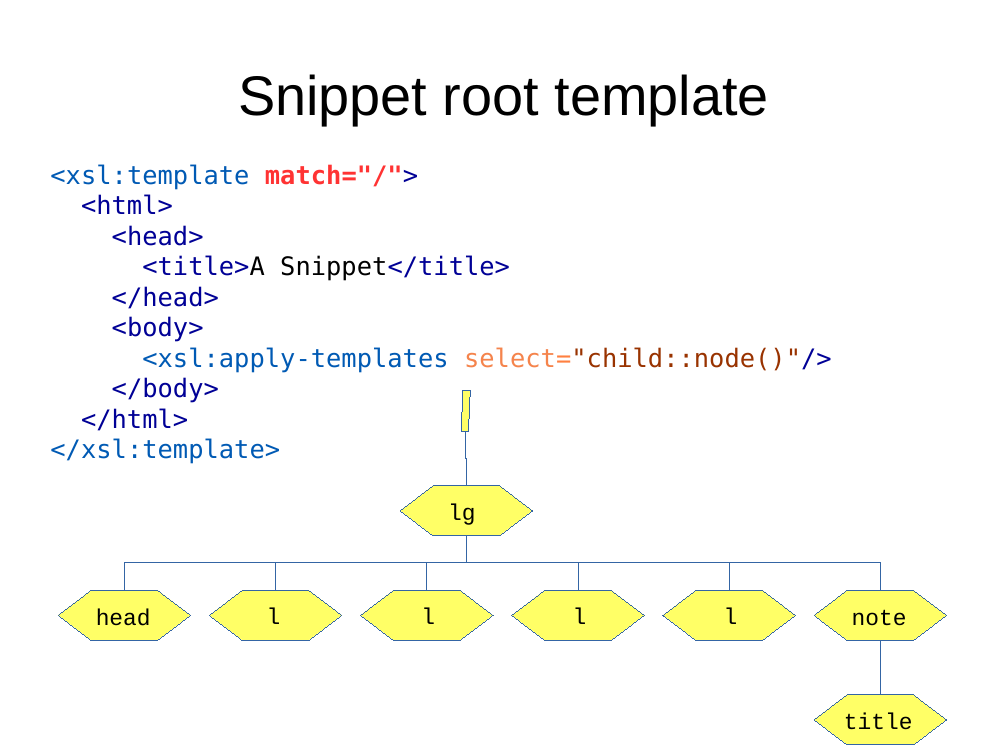
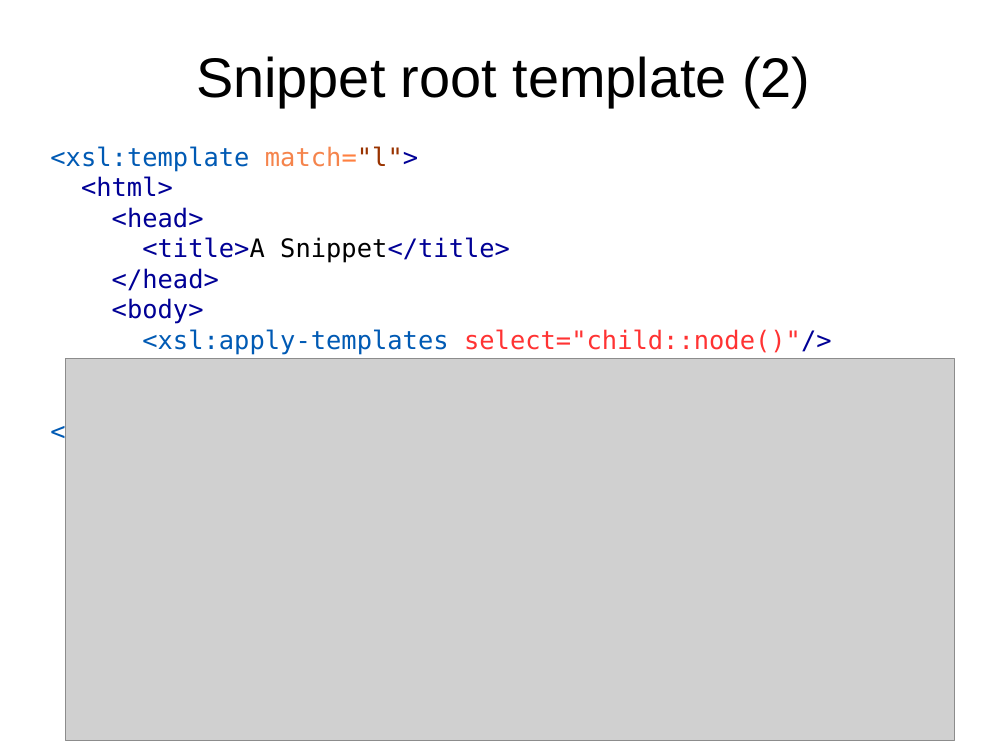
Before and after one commit to martindholmes/XSLT_workshops, a slide deck: slide 7 of intro/presentations/06_processing_model.odp (slide 6 before the commit). Drawn at 1008x756 pixels with LibreOffice and Linux fonts; fonts in the diff are those of the drawing; grey boxes stand for pictures. Boxes give left, top, right and bottom in pixels: in the first picture for what was removed or moved away, otherwise in the second. Text is boxed around its words. In the diff, an @@ line names an element or a change of style, - is before the commit and + after.

```diff
--- a/intro/presentations/06_processing_model.odp
+++ b/intro/presentations/06_processing_model.odp
@@ title at bbox=[196, 56, 810, 107]: text changed @@
-Snippet root template
+Snippet root template (2)
@@ text at bbox=[50, 146, 832, 446]: text changed @@
-<xsl:template match="/">
-<html>
-<head>
-<title>A Snippet</title>
-</head>
-<body>
-<xsl:apply-templates select="child::node()"/>
-</body>
-</html>
-</xsl:template>
+<xsl:template match="l">
+<html>
+<head>
+<title>A Snippet</title>
+</head>
+<body>
+<xsl:apply-templates select="child::node()"/>
+</body>
+</html>
+</xsl:template>
@@ picture added at bbox=[65, 359, 955, 740] @@
@@ group removed at bbox=[59, 391, 947, 745]: 8 hexagons, 8 texts, 8 elbow lines, 1 flow chart input output @@
-lg
-head
-l
-l
-l
-note
-title
-l
```
Also in this commit, not shown: 3 other slides changed, 12 slides added, 1 other file.
